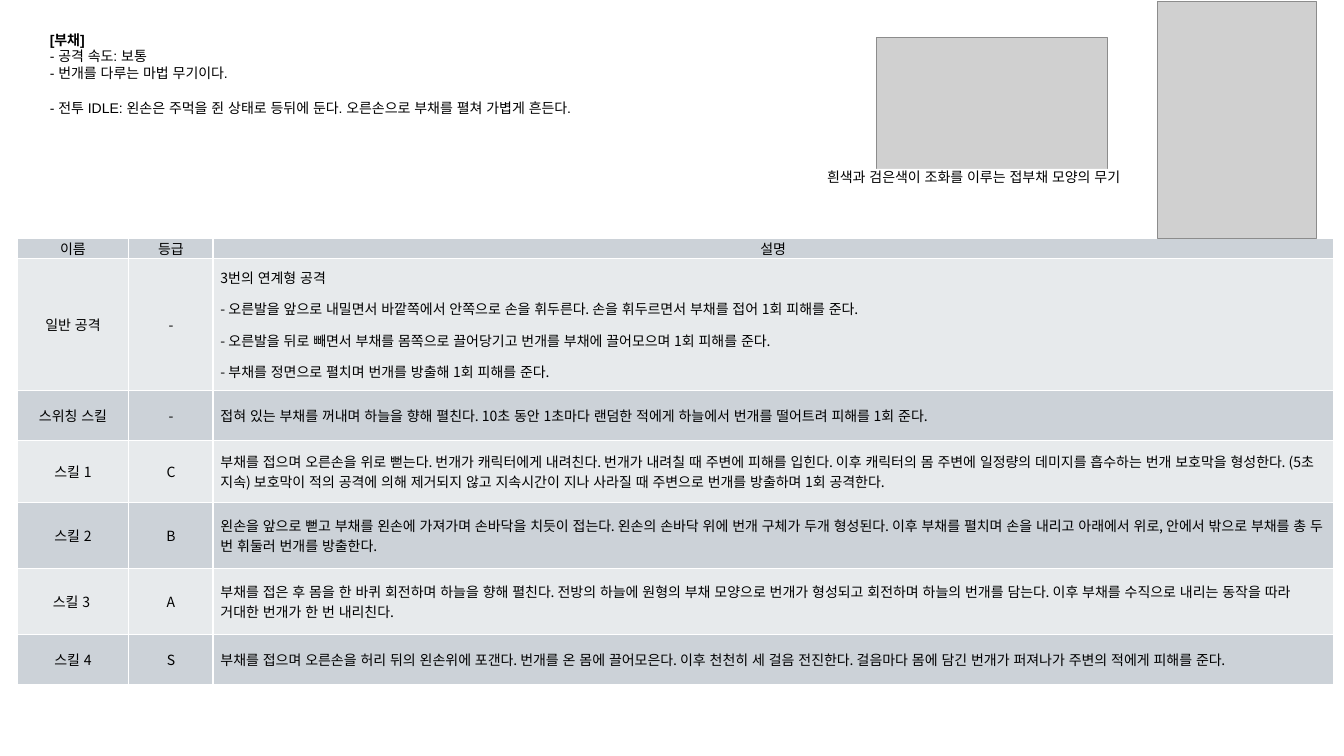
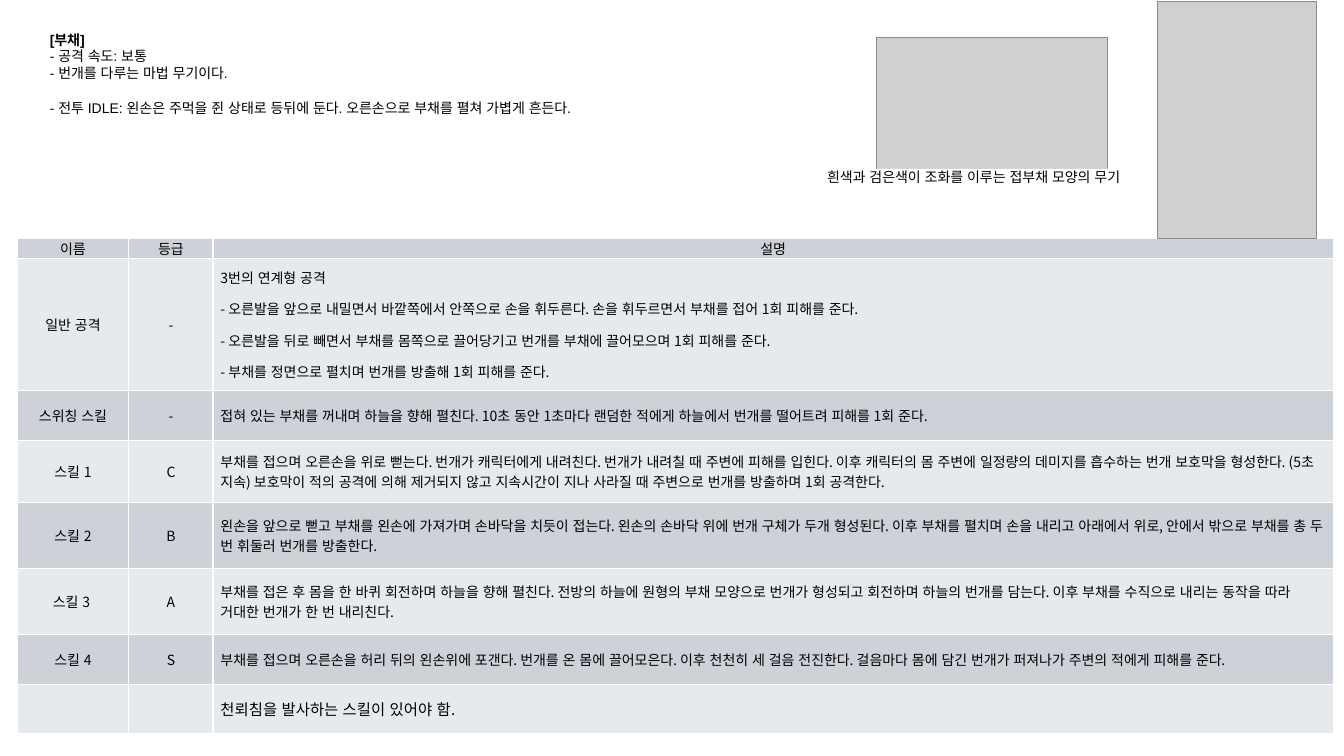
Before and after one commit to hjs0913/GameDesign, a slide deck: slide 9 of 액션&경영 RPG/스킬/리트루기아_부채스킬기획.pptx. Drawn at 1344x756 pixels with LibreOffice and Linux fonts; fonts in the diff are those of the drawing; grey boxes stand for pictures. Boxes give left, top, right and bottom in pixels: in the first picture for what was removed or moved away, otherwise in the second. Text is boxed around its words. In the diff, an @@ line names an element or a change of style, - is before the commit and + after.

Commit message:
부채 스킬 방향성 작성중 / 고민사항: 어떻게 단일 대상에 대한 피해를 증가시킬까?

```diff
--- a/액션&경영 RPG/스킬/리트루기아_부채스킬기획.pptx
+++ b/액션&경영 RPG/스킬/리트루기아_부채스킬기획.pptx
@@ table at <box>17,238,1334,730</box> @@
+row 8:  |  | 천뢰침을 발사하는 스킬이 있어야 함.
```
Also in this commit, not shown: 3 other slides changed, 1 other file.
